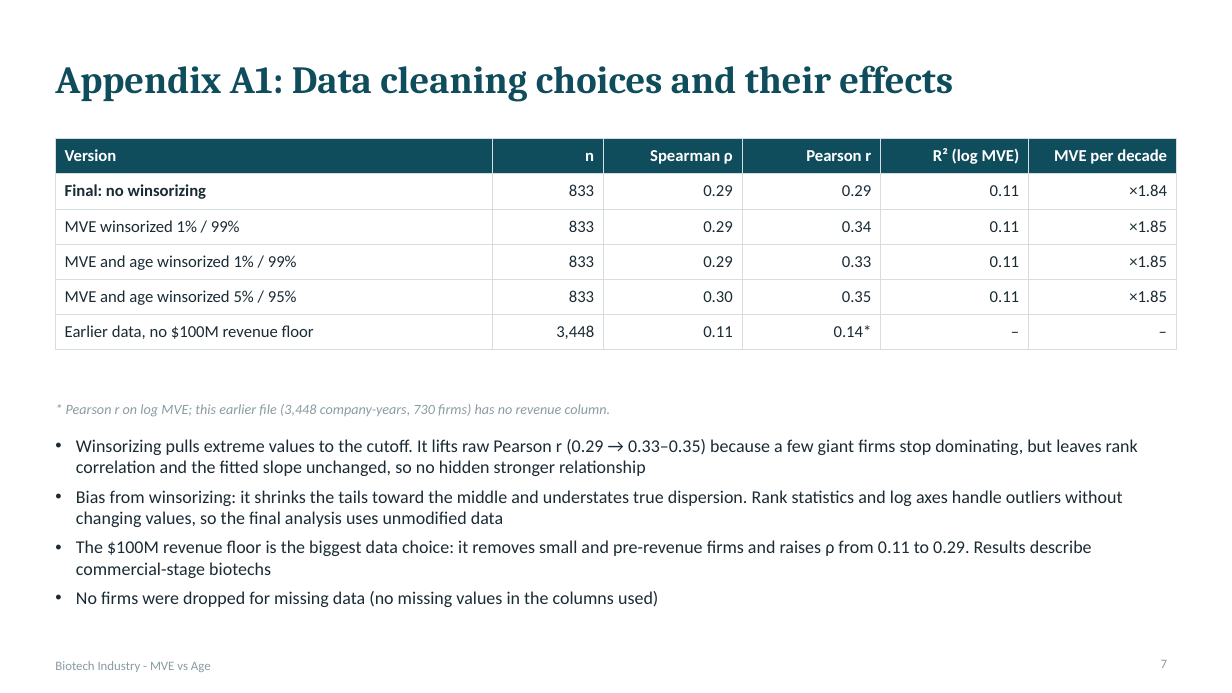
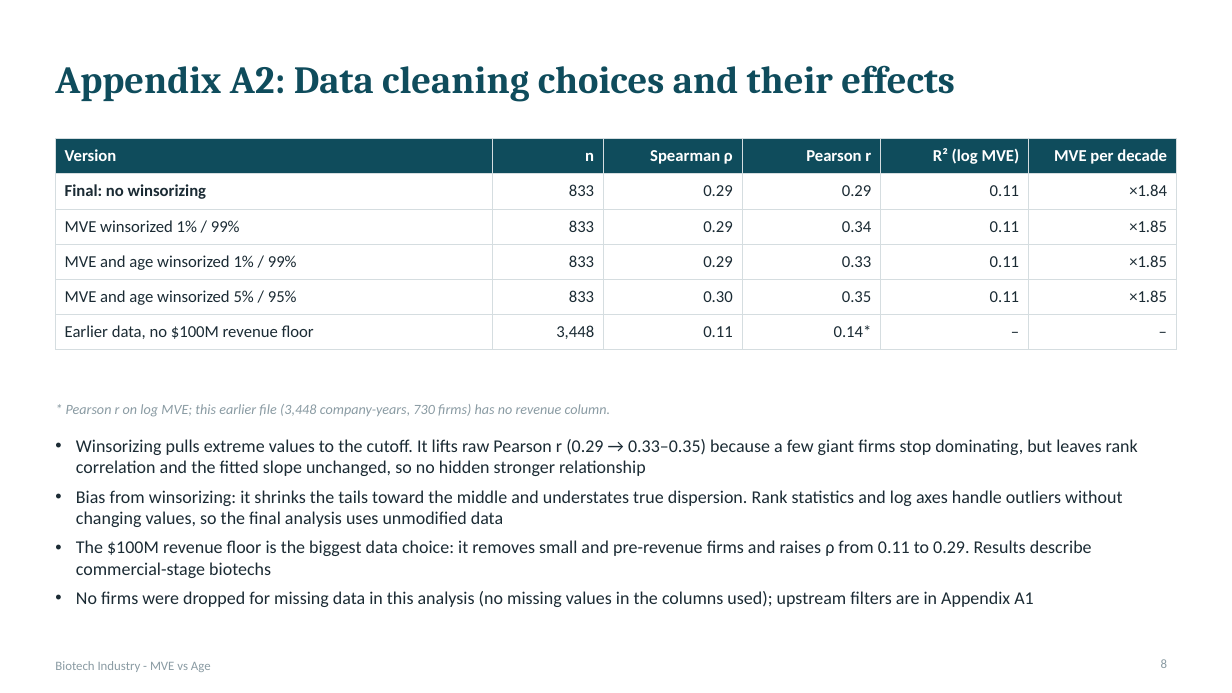
Before and after one commit to AlwaysOverachieve/Project1, a slide deck: slide 8 of out/Biotech_MVE_vs_Age.pptx (slide 7 before the commit). Drawn at 1232x693 pixels with LibreOffice and Linux fonts; fonts in the diff are those of the drawing. Boxes give left, top, right and bottom in pixels: in the first picture for what was removed or moved away, otherwise in the second. Text is boxed around its words. In the diff, an @@ line names an element or a change of style, - is before the commit and + after.

```diff
--- a/out/Biotech_MVE_vs_Age.pptx
+++ b/out/Biotech_MVE_vs_Age.pptx
@@ title at [55,65,955,102]: text changed @@
-Appendix A1: Data cleaning choices and their effects
+Appendix A2: Data cleaning choices and their effects
@@ text at [76,591,1034,607]: text changed @@
-• No firms were dropped for missing data (no missing values in the columns used)
+• No firms were dropped for missing data in this analysis (no missing values in the columns used); upstream filters are in Appendix A1
@@ page number at [1161,659,1167,668]: text changed @@
-7
+8
```
Also in this commit, not shown: 3 other slides changed, 1 slide added, 2 other files.
